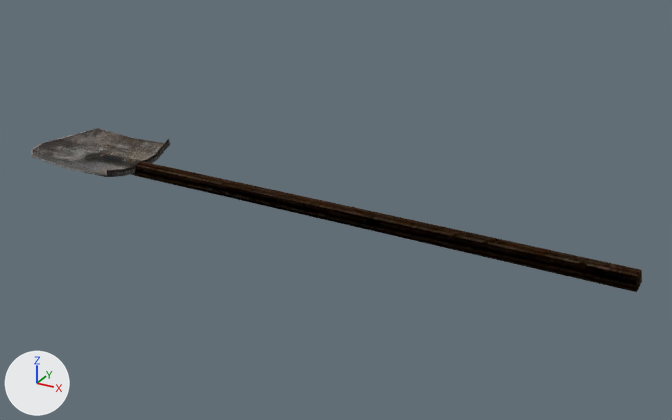
One commit to the glTF model assets/models/LOPATA2.glb: the scene before it, then after it.
Camera for both pictures: a 50 mm lens placed at (0.554, -1.37, 0.694), pointed at (-0.22, 0.037, -0.01). The lights are fixed; the arrows at lower left show +X, +Y and +Z.

Script lines for the objects in view, before the commit:
```python
mat_lopata1_tga = principled_material('LOPATA1.TGA')
mat_lopata1_tga.texture = img_lopata1
mat_lopata1_tga.metallic = 1.0
mat_lopata1_tga.roughness = 1.0
mat_nw_ship_hull_01 = principled_material('NW_SHIP_HULL_01')
mat_nw_ship_hull_01.texture = img_nw_ship_hull_01
mat_nw_ship_hull_01.metallic = 1.0
mat_nw_ship_hull_01.roughness = 1.0
me_mesh = bpy.data.meshes.new('Mesh')
me_mesh.from_pydata(...)  # 117 vertices, 212 faces; spans x -0.937..0.349, y -0.095..0.106, z -0.019..0.038
# faces by material slot: [164, 48]
me_mesh.materials.append(mat_lopata1_tga)  # picture img_lopata1
me_mesh.materials.append(mat_nw_ship_hull_01)  # picture img_nw_ship_hull_01
ob_mesh = bpy.data.objects.new('Mesh', me_mesh)
ob_mesh.location = (0.0, 0.0, 0.0)
```
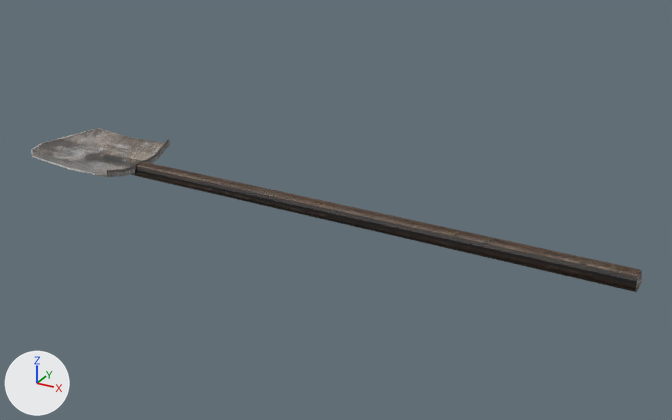
Edits to the bpy script that builds the scene:
```text
Add img_nw_ship_hull_01_1:
    img_nw_ship_hull_01_1 = load_image('NW_Ship_Hull_01', '_unpacked/NW_Ship_Hull_01', 512, 512, 'sRGB')
Change mat_lopata1_tga:
    mat_lopata1_tga.metallic: 1.0 -> 0.0
Change mat_nw_ship_hull_01:
    mat_nw_ship_hull_01.metallic: 1.0 -> 0.0
    mat_nw_ship_hull_01.roughness: 1.0 -> 0.5
    mat_nw_ship_hull_01.texture: img_nw_ship_hull_01 -> img_nw_ship_hull_01_1
```

What differs and where, as boxes [x1, y1, x2, y2] in the pictures (672 x 420 px):
'Mesh', surface changed
    both: [31, 128, 642, 292]
